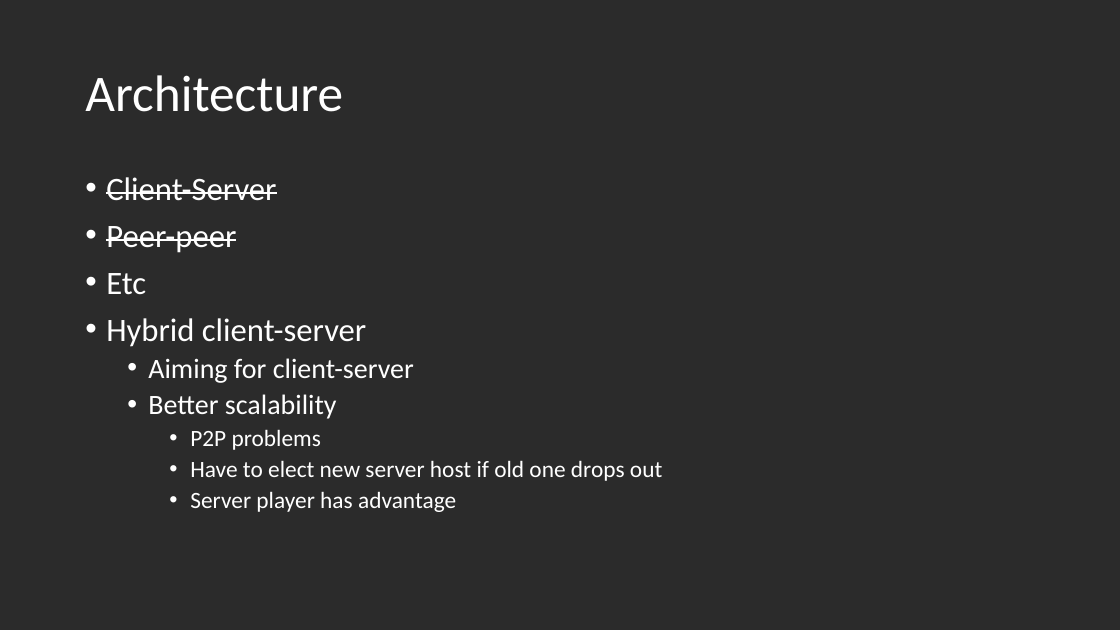
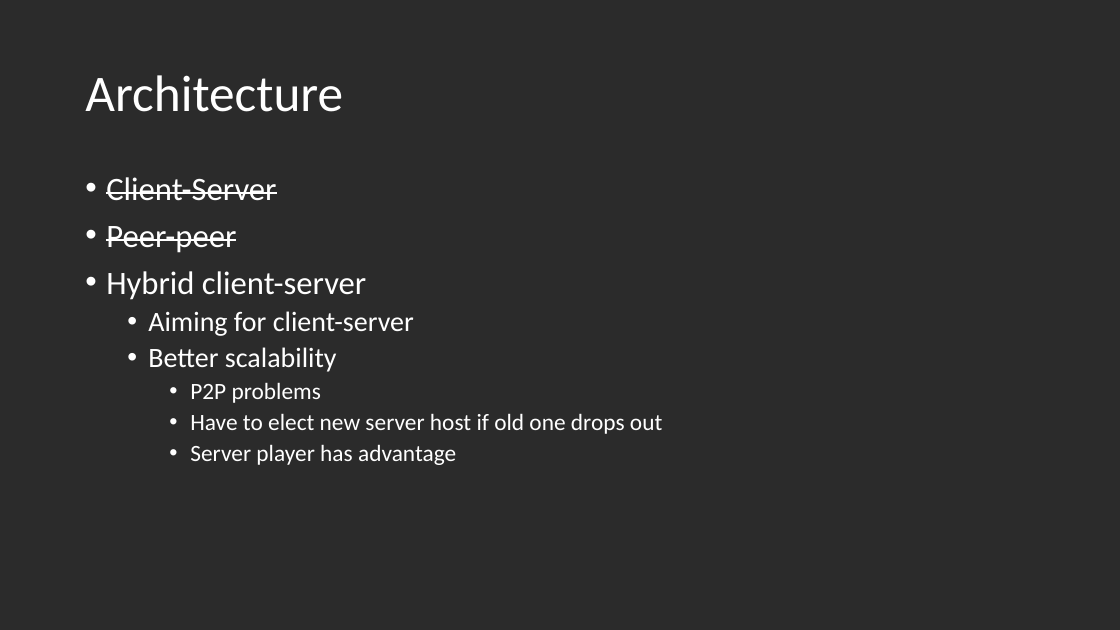
Before and after one commit to Shorte240/SFMLNetworking-Sim, a slide deck: slide 3 of SFMLNetworkingSim/CMP303 Presentation - Fraser Barker(1600196).pptx (slide 2 before the commit). Drawn at 1120x630 pixels with LibreOffice and Linux fonts; fonts in the diff are those of the drawing; background and template pictures are left out; a plain dark background stands for a picture behind light text. Boxes give left, top, right and bottom in pixels: in the first picture for what was removed or moved away, otherwise in the second. Text is boxed around its words. In the diff, an @@ line names an element or a change of style, - is before the commit and + after.

```diff
--- a/SFMLNetworkingSim/CMP303 Presentation - Fraser Barker(1600196).pptx
+++ b/SFMLNetworkingSim/CMP303 Presentation - Fraser Barker(1600196).pptx
@@ text at bbox=[106, 273, 146, 295]: paragraph removed @@
-• Etc
```
Also in this commit, not shown: 1 other slide changed, 2 slides added.
